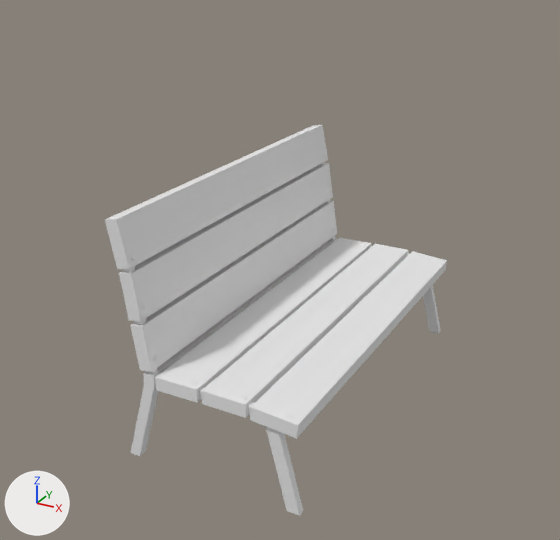
One commit to the OBJ model Assets/Visual/3D/wood bank/wood bank.obj: the scene before it, then after it.
The view is the same before and after, from a camera (50 mm lens) standing at (1.41, -2.34, 1.44) and looking at (0.12, -0.01, 0.27). Arrows for +X, +Y and +Z are at lower left; the lights stay in place. Where no turn or scale is listed for an object, it has been applied to the vertices.
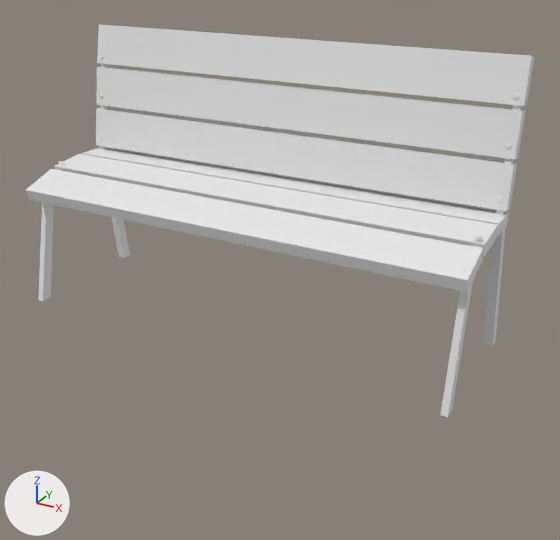
Boxes (x1, y1, x2, y2) around the edits, measured in the pictures (560 x 540 px; the box of a moved part takes in the faces that stretch with it):
'Cube', reshaped (49% wider): before (105, 125, 447, 516); after (26, 24, 535, 418)
part 1 of me_cube, moved or reshaped: before (323, 152, 326, 157); after (497, 196, 504, 203)
part 2 of me_cube, moved or reshaped (not visible before): after (505, 143, 512, 149)
part 3 of me_cube, moved or reshaped: before (286, 413, 293, 418); after (459, 267, 467, 272)
part 4 of me_cube, moved or reshaped: before (130, 254, 135, 261); after (99, 135, 103, 140)
part 5 of me_cube, moved or reshaped: before (141, 303, 146, 310); after (99, 93, 103, 98)
part 6 of me_cube, deleted: before (105, 125, 447, 516)
part 7 of me_cube, added: after (26, 24, 535, 418)

Diff of the bpy script that builds the scene:
```diff
--- a/Assets/Visual/3D/wood bank/wood bank.obj.py
+++ b/Assets/Visual/3D/wood bank/wood bank.obj.py
@@ me_cube @@
 # used by ob_cube; location = (0.0, 0.0, 0.0)
-me_cube.from_pydata(...)  # 604 vertices, 470 faces; spans x -0.098..0.558, y -0.69..0.69, z -0.203..0.658
-me_cube.materials.append(mat_atlas)  # white #e7e7e7
+me_cube.from_pydata(...)  # 604 vertices, 470 faces; spans x -0.886..0.886, y -0.279..0.301, z 0.017..1.074
+# me_cube part 1: the loose piece of 36 vertices spanning x -0.029..-0.022, y 0.652..0.674, z 0.521..0.543 is turned -90 degrees about the z axis through its middle, then moved by (0.885, -0.491, 0.08)
+# me_cube part 2: the loose piece of 36 vertices spanning x 0.0..0.006, y 0.652..0.674, z 0.363..0.385 is turned -90 degrees about the z axis through its middle, then moved by (0.857, -0.463, 0.413)
+# me_cube part 3: the loose piece of 36 vertices spanning x 0.501..0.523, y -0.674..-0.652, z 0.138..0.143 is multiplied about its middle by the matrix ((0.0, -1.0, 0.0), (-0.972, 0.0, -0.234), (-0.234, 0.0, 0.972)), then moved by (0.347, 0.445, 0.366)
+# me_cube part 4: the loose piece of 36 vertices spanning x -0.029..-0.022, y -0.674..-0.652, z 0.521..0.543 is turned -90 degrees about the z axis through its middle, then moved by (-0.834, 0.835, 0.083)
+# me_cube part 5: the loose piece of 36 vertices spanning x 0.0..0.006, y -0.674..-0.652, z 0.363..0.385 is turned -90 degrees about the z axis through its middle, then moved by (-0.862, 0.863, 0.417)
+# me_cube part 6: 9 loose pieces with 244 vertices, spanning x -0.098..0.558, y -0.69..0.69, z -0.203..0.658, are deleted
+# me_cube part 7: 244 vertices added at x -0.886..0.886, y -0.279..0.301, z 0.017..1.074
```
